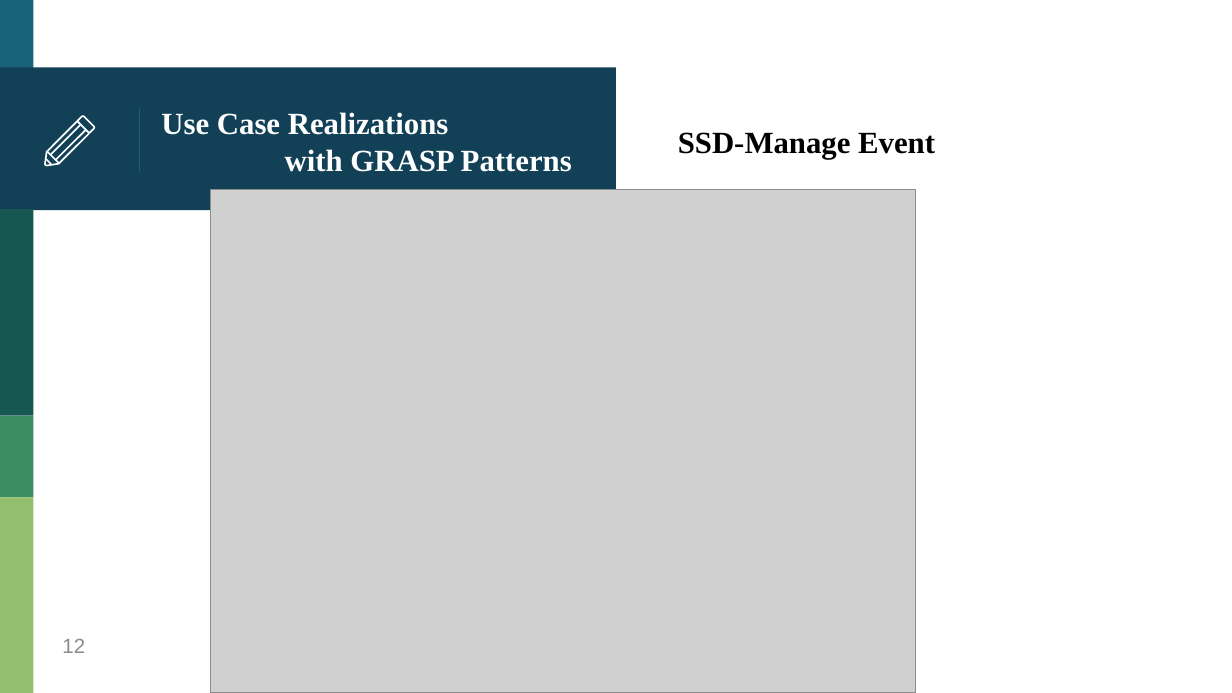
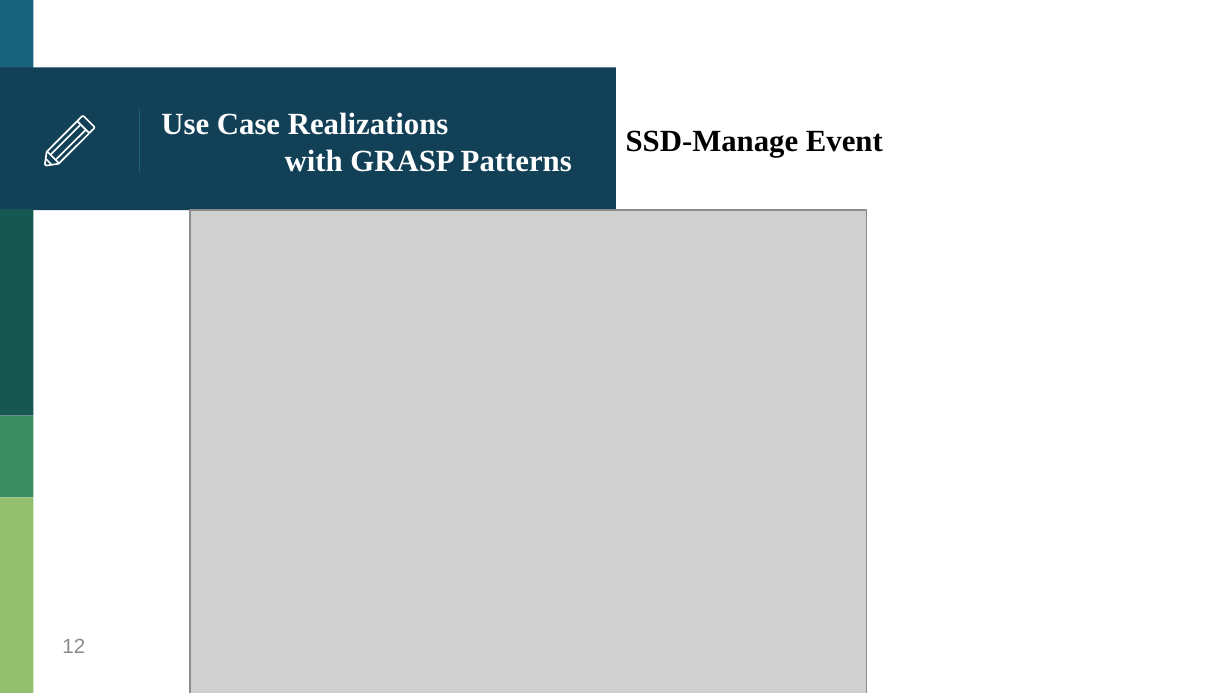
Before and after one commit to HankTwZhong/OOAD, a slide deck: slide 12 of OOAD_Midterm.pptx. Drawn at 1232x693 pixels with LibreOffice and Linux fonts; fonts in the diff are those of the drawing; grey boxes stand for pictures. Boxes give left, top, right and bottom in pixels: in the first picture for what was removed or moved away, otherwise in the second. Text is boxed around its words. In the diff, an @@ line names an element or a change of style, - is before the commit and + after.

```diff
--- a/OOAD_Midterm.pptx
+++ b/OOAD_Midterm.pptx
@@ text "SSD-Manage Event": place and size @@
-text "SSD-Manage Event" at bbox=[678, 132, 935, 159]
+text "SSD-Manage Event" at bbox=[626, 130, 883, 157]
@@ picture: place and size @@
-picture at bbox=[211, 190, 917, 693]
+picture at bbox=[190, 211, 866, 693]
```
Also in this commit, not shown: 10 other slides changed, 7 other files.
